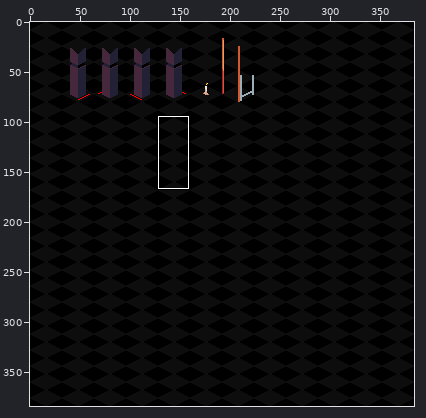
Pixel-art file: asset/test..aseprite. Above: a wide view before the commit, with the close-up outlined.
Close-up. Earlier state:
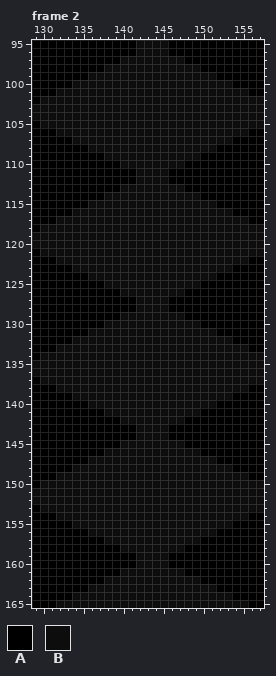
384x384 pixels, 2 frames. Shown: frame 2: x 129..157, y 95..165.
Visible layers, top first: "Layer 1", "tiles", "Background".
Palette (. is transparent): A #000000  B #0d0d0d
Pixels before, frame 2, first column x 129:
 95 AAAAAAAAAAAAABBBBAAAAAAAAAAAA
 96 AAAAAAAAAAAAABBBBAAAAAAAAAAAA
 97 AAAAAAAAAAABBBBBBBBAAAAAAAAAA
 98 AAAAAAAAABBBBBBBBBBBBAAAAAAAA
 99 AAAAAAABBBBBBBBBBBBBBBBAAAAAA
100 AAAAABBBBBBBBBBBBBBBBBBBBAAAA
101 AAABBBBBBBBBBBBBBBBBBBBBBBBAA
102 ABBBBBBBBBBBBBBBBBBBBBBBBBBBB
103 BBBBBBBBBBBBBBBBBBBBBBBBBBBBB
104 BBBBBBBBBBBBBBBBBBBBBBBBBBBBB
105 ABBBBBBBBBBBBBBBBBBBBBBBBBBBB
106 AAABBBBBBBBBBBBBBBBBBBBBBBBAA
107 AAAAABBBBBBBBBBBBBBBBBBBBAAAA
108 AAAAAAABBBBBBBBBBBBBBBBAAAAAA
109 AAAAAAAAABBBBBBBBBBBBAAAAAAAA
110 AAAAAAAAAAABBBBBBBBAAAAAAAAAA
111 AAAAAAAAAAAAABBBBAAAAAAAAAAAA
112 AAAAAAAAAAAAABBBBAAAAAAAAAAAA
113 AAAAAAAAAAABBBBBBBBAAAAAAAAAA
114 AAAAAAAAABBBBBBBBBBBBAAAAAAAA
115 AAAAAAABBBBBBBBBBBBBBBBAAAAAA
116 AAAAABBBBBBBBBBBBBBBBBBBBAAAA
117 AAABBBBBBBBBBBBBBBBBBBBBBBBAA
118 ABBBBBBBBBBBBBBBBBBBBBBBBBBBB
119 BBBBBBBBBBBBBBBBBBBBBBBBBBBBB
120 BBBBBBBBBBBBBBBBBBBBBBBBBBBBB
121 ABBBBBBBBBBBBBBBBBBBBBBBBBBBB
122 AAABBBBBBBBBBBBBBBBBBBBBBBBAA
123 AAAAABBBBBBBBBBBBBBBBBBBBAAAA
124 AAAAAAABBBBBBBBBBBBBBBBAAAAAA
125 AAAAAAAAABBBBBBBBBBBBAAAAAAAA
126 AAAAAAAAAAABBBBBBBBAAAAAAAAAA
127 AAAAAAAAAAAAABBBBAAAAAAAAAAAA
128 AAAAAAAAAAAAABBBBAAAAAAAAAAAA
129 AAAAAAAAAAABBBBBBBBAAAAAAAAAA
130 AAAAAAAAABBBBBBBBBBBBAAAAAAAA
131 AAAAAAABBBBBBBBBBBBBBBBAAAAAA
132 AAAAABBBBBBBBBBBBBBBBBBBBAAAA
133 AAABBBBBBBBBBBBBBBBBBBBBBBBAA
134 ABBBBBBBBBBBBBBBBBBBBBBBBBBBB
135 BBBBBBBBBBBBBBBBBBBBBBBBBBBBB
136 BBBBBBBBBBBBBBBBBBBBBBBBBBBBB
137 ABBBBBBBBBBBBBBBBBBBBBBBBBBBB
138 AAABBBBBBBBBBBBBBBBBBBBBBBBAA
139 AAAAABBBBBBBBBBBBBBBBBBBBAAAA
140 AAAAAAABBBBBBBBBBBBBBBBAAAAAA
141 AAAAAAAAABBBBBBBBBBBBAAAAAAAA
142 AAAAAAAAAAABBBBBBBBAAAAAAAAAA
143 AAAAAAAAAAAAABBBBAAAAAAAAAAAA
144 AAAAAAAAAAAAABBBBAAAAAAAAAAAA
145 AAAAAAAAAAABBBBBBBBAAAAAAAAAA
146 AAAAAAAAABBBBBBBBBBBBAAAAAAAA
147 AAAAAAABBBBBBBBBBBBBBBBAAAAAA
148 AAAAABBBBBBBBBBBBBBBBBBBBAAAA
149 AAABBBBBBBBBBBBBBBBBBBBBBBBAA
150 ABBBBBBBBBBBBBBBBBBBBBBBBBBBB
151 BBBBBBBBBBBBBBBBBBBBBBBBBBBBB
152 BBBBBBBBBBBBBBBBBBBBBBBBBBBBB
153 ABBBBBBBBBBBBBBBBBBBBBBBBBBBB
154 AAABBBBBBBBBBBBBBBBBBBBBBBBAA
155 AAAAABBBBBBBBBBBBBBBBBBBBAAAA
156 AAAAAAABBBBBBBBBBBBBBBBAAAAAA
157 AAAAAAAAABBBBBBBBBBBBAAAAAAAA
158 AAAAAAAAAAABBBBBBBBAAAAAAAAAA
159 AAAAAAAAAAAAABBBBAAAAAAAAAAAA
160 AAAAAAAAAAAAABBBBAAAAAAAAAAAA
161 AAAAAAAAAAABBBBBBBBAAAAAAAAAA
162 AAAAAAAAABBBBBBBBBBBBAAAAAAAA
163 AAAAAAABBBBBBBBBBBBBBBBAAAAAA
164 AAAAABBBBBBBBBBBBBBBBBBBBAAAA
165 AAABBBBBBBBBBBBBBBBBBBBBBBBAA
Now the later version:
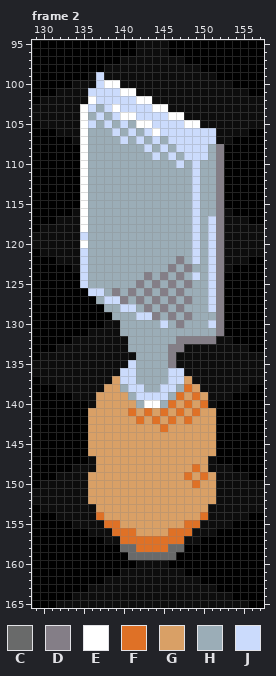
Colours new in this view: C #696a6a  D #847e87  E #ffffff  F #df7126  G #d9a066  H #9badb7  J #cbdbfc
Diff:
Frame 2, layer "Layer 1":
y 99: x 137 B -> J
y 100: x 137..139 BBB -> JEE
y 101: x 136..141 BBBBBB -> JJJJEE
y 102: x 136..143 BBBBBBBB -> EJJJJJEE
y 103: x 135..145 BBBBBBBBBBB -> EJHJEJJJJEE
y 104: x 135..147 BBBBBBBBBBBBB -> EHJHJEEJJJJEE
y 105: x 135..149 BBBBBBBBBBBBBBB -> EJHJHJHEEJJJJEE
y 106: x 135..151 BBBBBBBBBBBBBBBBB -> EHHHJHJHJEJJJJJJJ
y 107: x 135..151 BBBBBBBBBBBBBBBBB -> EHHHHJHJHJHJJJJJJ
y 108: x 135..152 ABBBBBBBBBBBBBBBBA -> EHHHHHHHJHJHJJJJHD
y 109: x 135..152 AAABBBBBBBBBBBBAAA -> EHHHHHHHHJHJHJJJHD
y 110: x 135..152 AAAAABBBBBBBBAAAAA -> EHHHHHHHHHHHJHJHHD
y 111..112: x 135..152 AAAAAAABBBBAAAAAAA -> EHHHHHHHHHHHHHJHHD
y 113: x 135..152 AAAAABBBBBBBBAAAAA -> EHHHHHHHHHHHHHJHHD
y 114: x 135..152 AAABBBBBBBBBBBBAAA -> EHHHHHHHHHHHHHJHHD
y 115: x 135..152 ABBBBBBBBBBBBBBBBA -> EHHHHHHHHHHHHHJHHD
y 116: x 135..152 BBBBBBBBBBBBBBBBBB -> EHHHHHHHHHHHHHJHHD
y 117..118: x 135..152 BBBBBBBBBBBBBBBBBB -> EHHHHHHHHHHHHHJHJD
y 119: x 135..152 BBBBBBBBBBBBBBBBBB -> JHHHHHHHHHHHHHJHJD
y 120: x 135..152 BBBBBBBBBBBBBBBBBB -> EHHHHHHHHHHHHHJHJD
y 121: x 135..152 BBBBBBBBBBBBBBBBBB -> JHHHHHHHHHHHHHJHJD
y 122: x 135..152 BBBBBBBBBBBBBBBBBB -> JHHHHHHHHHHHDHJHJD
y 123: x 135..152 BBBBBBBBBBBBBBBBBB -> JHHHHHHHHHHDHDHHJD
y 124: x 135..152 ABBBBBBBBBBBBBBBBA -> JHHHHHHHDHDHDHJHJD
y 125: x 135..152 AAABBBBBBBBBBBBAAA -> JHHHHHHDHDHDHDHHJD
y 126: x 136..152 AAAABBBBBBBBAAAAA -> JJHDHDHDHDHDHHHJD
y 127: x 137..152 AAAAABBBBAAAAAAA -> HJJDHDHDHDHDHHJD
y 128: x 138..152 AAAABBBBAAAAAAA -> HHJJHDHDHDHHHJD
y 129: x 139..152 ABBBBBBBBAAAAA -> HHHJJDHDHDHHHD
y 130: x 140..152 BBBBBBBBBBAAA -> HHHHHJHDHHHJD
y 131: x 140..152 BBBBBBBBBBBBA -> HHHHHHHHHHHHD
y 132: x 141..151 BBBBBBBBBBB -> HHHHHHDDDDD
y 133: x 141..147 BBBBBBB -> HHHHHDD
y 134: x 142..146 BBBBB -> HHHHD
y 135: x 141..146 BBBBBB -> JHHHHD
y 136: x 140..147 BBBBBBBB -> JJHHHHJJ
y 137: x 139..148 BBBBBBBBBB -> GJJHHHHJJG
y 138: x 138..149 BBBBBBBBBBBB -> GGHJJHHJJHFG
y 139: x 137..150 BBBBBBBBBBBBBB -> GGGGHJJJJHFGFG
y 140: x 137..150 BBBBBBBBBBBBBB -> GGGGGHEEHFGFGF
y 141: x 136..151 AABBBBBBBBBBBBAA -> GGGGGFGFGFGFGFGG
y 142: x 136..151 AAAABBBBBBBBAAAA -> GGGGGGFGFGFGFGGG
y 143: x 136..151 AAAAAABBBBAAAAAA -> GGGGGGGGGFGGGGGG
y 144: x 136..151 AAAAAABBBBAAAAAA -> GGGGGGGGGGGGGGGG
y 145: x 136..151 AAAABBBBBBBBAAAA -> GGGGGGGGGGGGGGGG
y 146: x 136..151 AABBBBBBBBBBBBAA -> GGGGGGGGGGGGGGGG
y 147: x 137..150 BBBBBBBBBBBBBB -> GGGGGGGGGGGGGG
y 148: x 137..150 BBBBBBBBBBBBBB -> GGGGGGGGGGGGFG
y 149: x 136..151 BBBBBBBBBBBBBBBB -> GGGGGGGGGGGGFGFG
y 150: x 136..151 BBBBBBBBBBBBBBBB -> GGGGGGGGGGGGGFGG
y 151..152: x 136..151 BBBBBBBBBBBBBBBB -> GGGGGGGGGGGGGGGG
y 153: x 137..150 BBBBBBBBBBBBBB -> GGGGGGGGGGGGGG
y 154: x 137..150 BBBBBBBBBBBBBB -> FGGGGGGGGGGGGF
y 155: x 138..149 BBBBBBBBBBBB -> FFGGGGGGGGFF
y 156: x 139..148 BBBBBBBBBB -> FFFGGGGFFF
y 157: x 140..147 BBBBBBBB -> FFFFFFFF
y 158: x 140..147 BBBBBBBB -> CCFFFFCC
y 159: x 141..146 ABBBBA -> CCCCCC
